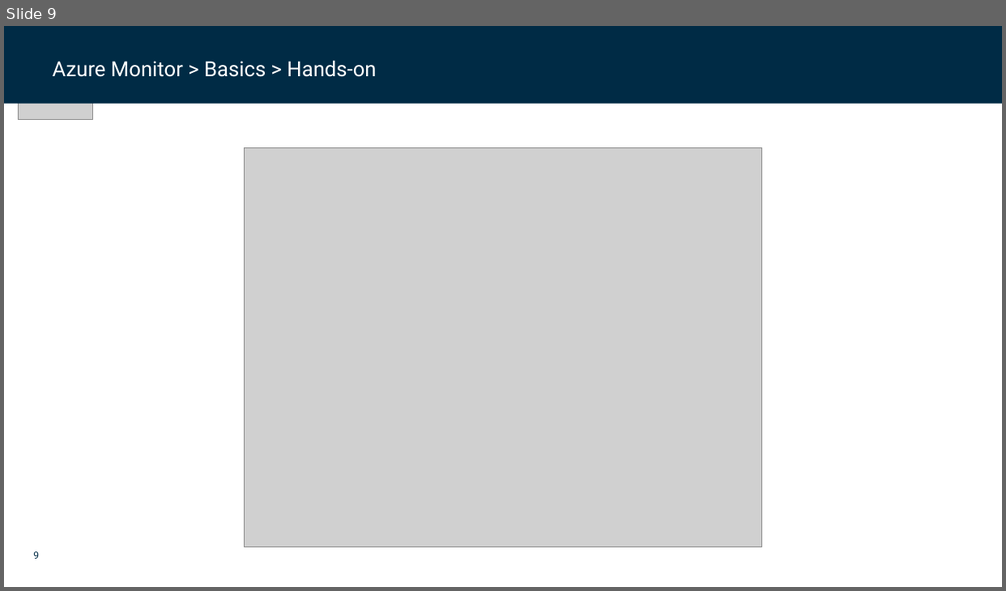
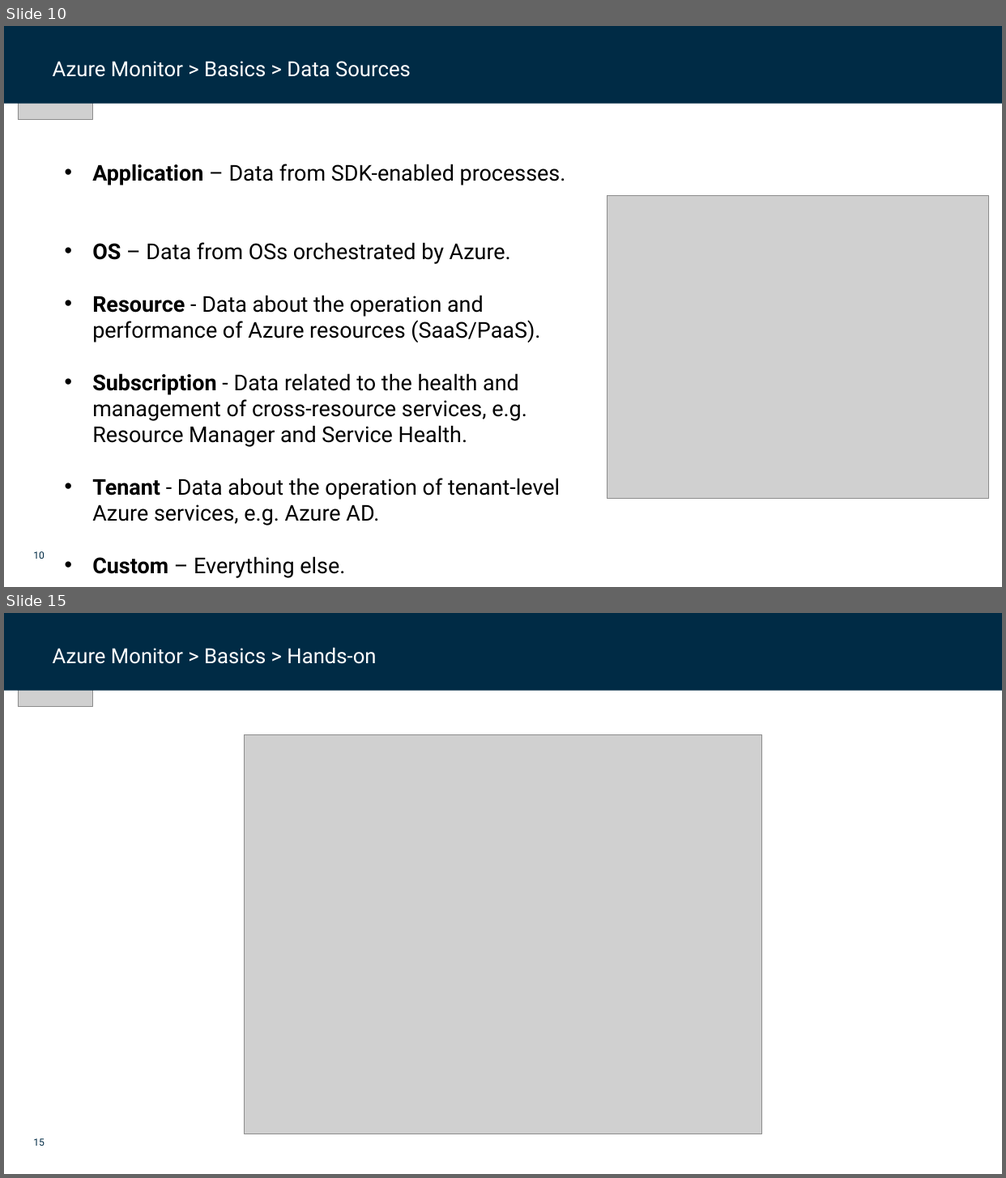
Before and after one commit to dfds/dojo, a slide deck: workshops/azure-monitoring-deep-dive/azure-monitoring-deep-dive.pptx. Shown one above the other, each under a label of ours: slide 9 before the commit, slides 10 and 15 after it; the slides between them are not shown. The pictures are 1006x591 and 1006x1178 pixels, drawn with LibreOffice and Linux fonts; fonts in the diff are those of the drawing; grey boxes stand for pictures; background and template pictures are left out. Boxes give left, top, right and bottom in pixels: in the first picture for what was removed or moved away, otherwise in the second. Text is boxed around its words. In the diff, an @@ line names an element or a change of style, - is before the commit and + after.

Commit message:
Azure Monitor v. 0.2

```diff
--- a/workshops/azure-monitoring-deep-dive/azure-monitoring-deep-dive.pptx
+++ b/workshops/azure-monitoring-deep-dive/azure-monitoring-deep-dive.pptx
@@ slide 10 added at <box>4,26,1002,587</box>, background #FFFFFF; not listed: 1 template element that a slide beside it also shows @@
@@ rectangle added at <box>4,26,1002,104</box>, fill #002B45 @@
@@ picture added at <box>19,26,93,120</box> @@
@@ text added at <box>53,61,411,77</box>, 20 pt, text #FFFFFF @@
+Azure Monitor > Basics > Data Sources
@@ rectangle added at <box>902,50,977,73</box>, fill #002B45 @@
@@ text added at <box>92,164,566,578</box>, 21 pt, text #000000 @@
+• Application – Data from SDK-enabled processes.
+• OS – Data from OSs orchestrated by Azure.
+• Resource - Data about the operation and performance of Azure resources (SaaS/PaaS).
+• Subscription - Data related to the health and management of cross-resource services, e.g. Resource Manager and Service Health.
+• Tenant - Data about the operation of tenant-level Azure services, e.g. Azure AD.
+• Custom – Everything else.
@@ picture added at <box>607,196,989,499</box> @@
@@ what was slide 9 is now slide 15 @@
@@ page number at <box>33,1139,44,1146</box>: text changed @@
-9
+15
```
Also in this commit, not shown: 3 slides changed, 10 other slides added, 1 slide removed, 1 other file.
